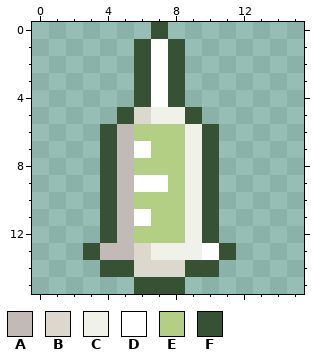
File history of a pixel-art file, Assets/Sprites/SickPeople/NeedSlimeyInjection.aseprite. The first picture shows the starting point.
16x16 pixels, 1 frame.
Palette (. is transparent): A #c1bab7  B #dcd8cd  C #f0f2e9  D #ffffff  E #b2cf83  F #365134
Pixels before, first column x 3:
 0 ....F....
 1 ...FDF...
 2 ...FDF...
 3 ...FDF...
 4 ...FDF...
 5 ..FBCCF..
 6 .FAEEECF.
 7 .FADEECF.
 8 .FAEEECF.
 9 .FADDECF.
10 .FAEEECF.
11 .FADEECF.
12 .FAEEECF.
13 FAABCCCDF
14 .FFBBBFF.
15 ...FFF...
The same view after the edit:
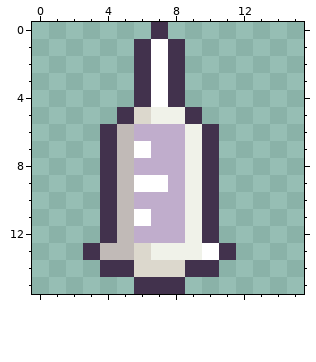
What changed:
{"change": "layer \"Slimey Rabies\" added"}
{"change": "layer \"Total Blueness\" added"}
{"change": "layer \"Layer 1\" removed"}
{"colour":"E","old":"#b2cf83","new":"#c0adcc"}
{"colour":"F","old":"#365134","new":"#42324d"}
